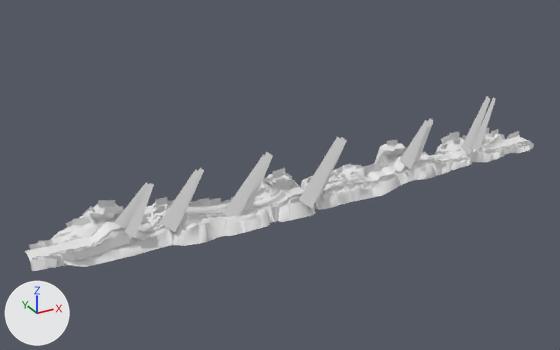
Two versions of the FBX model Assets/Arts/Map/Models/Theme_01/Forest_06.fbx, one commit apart.
Rendered twice from a 50 mm lens placed at (-72.0, -477.0, 260.0), pointed at (203.0, 21.0, 10.0). Arrows for +X, +Y and +Z are at lower left; the lights stay in place. Where no turn or scale is listed for an object, it has been applied to the vertices. Vertices at the same position are counted once.

The older version as bpy lines, for what is in view:
```python
me_mesh_001 = bpy.data.meshes.new('Mesh.001')
me_mesh_001.from_pydata(...)  # 120 vertices, 48 faces; spans x -110.0..253.0, y -15.0..18.0, z -27.0..25.0
me_mesh_001.materials.append(mat_light_mat_01)  # white #e7e7e7
me_mesh_005 = bpy.data.meshes.new('Mesh.005')
me_mesh_005.from_pydata(...)  # 2920 vertices, 730 faces; spans x 2.0..456.0, y -8.0..38.0, z -10.0..18.0
me_mesh_005.materials.append(mat_tree_mat_01)  # white #e7e7e7
me_mesh_006 = bpy.data.meshes.new('Mesh.006')
me_mesh_006.from_pydata(...)  # 1846 vertices, 2198 faces; spans x 0.0..454.0, y -14.0..37.0, z -15.0..14.0
me_mesh_006.materials.append(mat_mountain_mat_04)  # white #e7e7e7
ob_light_01 = bpy.data.objects.new('Light_01', me_mesh_001)
ob_light_01.location = (170.1, 3.2, 19.1)
ob_mountain_01 = bpy.data.objects.new('Mountain_01', me_mesh_006)
ob_mountain_01.location = (0.0, 0.0, 0.0)
ob_tree_01 = bpy.data.objects.new('Tree_01', me_mesh_005)
ob_tree_01.location = (0.0, 0.0, 0.0)
# also in view: 'Ground_01' at (227.0, 6.0, 2.0)
```
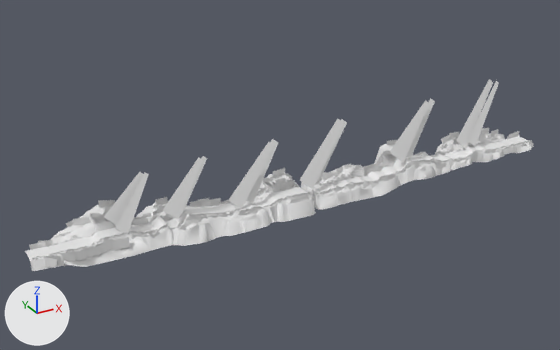
Where the change shows, as pixel boxes [x1, y1, x2, y2] in the pictures (560 x 350 px; the box of a moved part takes in the faces that stretch with it):
'Light_01', reshaped (10% taller)
    before: [114, 96, 496, 238]
    after: [104, 79, 499, 235]
part 1 of me_mesh_001, moved or reshaped
    before: [299, 137, 344, 209]
    after: [300, 119, 345, 189]
part 2 of me_mesh_001, moved or reshaped
    before: [316, 137, 347, 202]
    after: [317, 119, 347, 183]
part 3 of me_mesh_001, moved or reshaped
    before: [399, 120, 429, 170]
    after: [390, 100, 430, 163]
part 4 of me_mesh_001, moved or reshaped
    before: [414, 119, 433, 162]
    after: [407, 98, 435, 159]
part 5 of me_mesh_001, moved or reshaped
    before: [222, 155, 269, 217]
    after: [229, 142, 274, 209]
part 6 of me_mesh_001, moved or reshaped
    before: [243, 152, 273, 211]
    after: [247, 139, 278, 204]
part 7 of me_mesh_001, moved or reshaped
    before: [178, 168, 204, 226]
    after: [181, 156, 207, 215]
part 8 of me_mesh_001, moved or reshaped
    before: [159, 169, 201, 232]
    after: [162, 157, 204, 220]
part 9 of me_mesh_001, moved or reshaped
    before: [114, 183, 149, 230]
    after: [104, 172, 143, 225]
part 10 of me_mesh_001, moved or reshaped
    before: [124, 183, 154, 238]
    after: [115, 172, 149, 235]
part 11 of me_mesh_001, moved or reshaped
    before: [461, 96, 490, 155]
    after: [456, 79, 493, 149]
part 12 of me_mesh_001, moved or reshaped
    before: [472, 98, 496, 151]
    after: [468, 81, 499, 146]
part 13 of me_mesh_005, moved or reshaped
    before: [137, 240, 147, 247]
    after: [133, 234, 143, 238]
part 14 of me_mesh_005, moved or reshaped
    before: [110, 234, 130, 248]
    after: [110, 238, 130, 251]
part 15 of me_mesh_005, moved or reshaped
    before: [145, 236, 157, 241]
    after: [141, 234, 153, 237]
part 16 of me_mesh_005, deleted
    before: [82, 145, 519, 248]
part 17 of me_mesh_005, moved or reshaped
    before: [397, 137, 534, 176]
    after: [395, 137, 533, 174]
part 18 of me_mesh_005, moved or reshaped
    before: [271, 196, 292, 206]
    after: [269, 196, 292, 206]
part 19 of me_mesh_005, moved or reshaped
    before: [139, 232, 152, 235]
    after: [104, 231, 160, 240]

Diff of the bpy script that builds the scene:
```diff
--- a/Assets/Arts/Map/Models/Theme_01/Forest_06.fbx.py
+++ b/Assets/Arts/Map/Models/Theme_01/Forest_06.fbx.py
@@ me_mesh_005 @@
-me_mesh_005.from_pydata(...)  # 2920 vertices, 730 faces; spans x 2.0..456.0, y -8.0..38.0, z -10.0..18.0
+me_mesh_005.from_pydata(...)  # 2852 vertices, 713 faces; spans x 2.0..456.0, y -8.0..31.0, z -9.0..18.0
+# me_mesh_005 part 13: the loose piece of 4 vertices spanning x 72.0..80.0, y -8.0..-7.0, z -7.0..-2.0 is moved by (-2.0, 4.0, 4.0)
+# me_mesh_005 part 14: the loose piece of 4 vertices spanning x 54.0..67.0, y -8.0..-4.0, z -3.0..5.0 is moved by (0.0, 0.0, -2.0)
+# me_mesh_005 part 15: the loose piece of 4 vertices spanning x 79.0..87.0, y -7.0..-6.0, z -7.0..-2.0 is moved by (-2.0, 2.0, 1.0)
+# me_mesh_005 part 16: 29 loose pieces with 116 vertices, spanning x 47.0..438.0, y -8.0..38.0, z -10.0..17.0, are deleted
+# me_mesh_005 part 17: 68 vertices moved from x 301.0..454.0, y -4.0..13.0, z -3.0..7.0 to x 300.0..454.0, y -4.0..13.0, z -3.0..7.0; 172 vertices removed from x 301.0..456.0, y -7.0..13.0, z -5.0..7.0; 192 vertices added at x 300.0..456.0, y -5.0..13.0, z -4.0..8.0
+# me_mesh_005 part 18: 4 vertices moved within x 181.0..199.0, y -2.0, z -2.0..2.0; 13 vertices removed from x 181.0..199.0, y -3.0..-2.0, z -2.0..2.0; 29 vertices added at x 182.0..199.0, y -3.0..-1.0, z -2.0..2.0
+# me_mesh_005 part 19: 2 vertices moved within x 71.0..76.0, y -3.0..-2.0, z 2.0; 10 vertices removed from x 72.0..82.0, y -4.0..-2.0, z -1.0..3.0; 22 vertices added at x 51.0..90.0, y -5.0..-1.0, z -5.0..4.0
 me_mesh_005.materials.append(mat_tree_mat_01)
@@ me_mesh_001 @@
 me_mesh_001.from_pydata(...)  # 120 vertices, 48 faces; spans x -110.0..253.0, y -15.0..18.0, z -27.0..25.0
+# me_mesh_001 part 1: the loose piece of 10 vertices spanning x 33.0..84.0, y -15.0..7.0, z -27.0..20.0 is moved by (7.0, 11.0, 11.0)
+# me_mesh_001 part 2: the loose piece of 10 vertices spanning x 44.0..89.0, y -10.0..10.0, z -26.0..17.0 is moved by (7.0, 11.0, 11.0)
+# me_mesh_001 part 3: the loose piece of 10 vertices spanning x 132.0..170.0, y -9.0..6.0, z -17.0..19.0 is multiplied about its middle by the matrix ((1.289, 0.03, 0.026), (-0.03, 1.29, -0.019), (-0.027, 0.019, 1.29)), then moved by (1.0, 8.0, 9.0)
+# me_mesh_001 part 4: the loose piece of 10 vertices spanning x 141.0..177.0, y -7.0..9.0, z -16.0..18.0 is scaled about its middle by (1.34, 1.18, 1.28), then moved by (2.0, 8.0, 9.0)
+# me_mesh_001 part 5: the loose piece of 10 vertices spanning x -30.0..15.0, y -10.0..6.0, z -26.0..17.0 is moved by (9.0, 8.0, 6.0)
+# me_mesh_001 part 6: the loose piece of 10 vertices spanning x -20.0..22.0, y -8.0..12.0, z -25.0..17.0 is moved by (9.0, 8.0, 6.0)
+# me_mesh_001 part 7: the loose piece of 10 vertices spanning x -73.0..-37.0, y -4.0..9.0, z -21.0..16.0 is moved by (5.0, 5.0, 7.0)
+# me_mesh_001 part 8: the loose piece of 10 vertices spanning x -79.0..-41.0, y -9.0..6.0, z -22.0..17.0 is moved by (5.0, 5.0, 7.0)
+# me_mesh_001 part 9: the loose piece of 10 vertices spanning x -110.0..-79.0, y -6.0..10.0, z -14.0..13.0 is scaled about its middle by 1.14, then moved by (-3.0, 8.0, 3.0)
+# me_mesh_001 part 10: the loose piece of 10 vertices spanning x -106.0..-77.0, y -11.0..7.0, z -18.0..13.0 is scaled about its middle by 1.14, then moved by (-3.0, 7.0, 3.0)
+# me_mesh_001 part 11: the loose piece of 10 vertices spanning x 202.0..248.0, y -5.0..18.0, z -19.0..25.0 is scaled about its middle by (1.22, 1.11, 1.21), then moved by (7.0, 10.0, 7.0)
+# me_mesh_001 part 12: the loose piece of 10 vertices spanning x 213.0..253.0, y -5.0..15.0, z -18.0..23.0 is scaled about its middle by (1.24, 1.11, 1.22), then moved by (8.0, 10.0, 7.0)
 me_mesh_001.materials.append(mat_light_mat_01)
```
